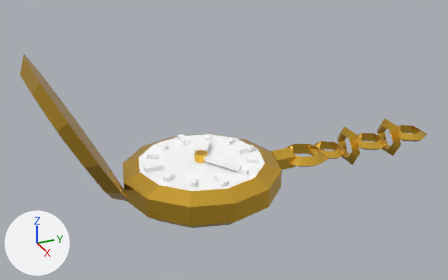
The glTF model public/models/pocket_watch.glb: old version first, new version second.
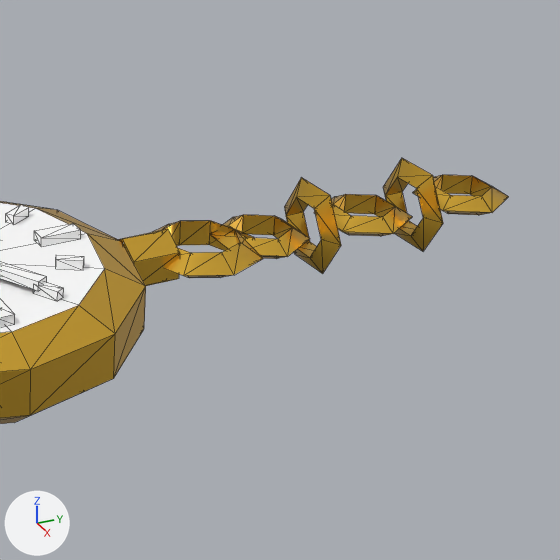
There are two pictures of each version: one whole from a camera (50 mm lens) standing at (0.373, -0.193, 0.167) and looking at (-0.001, -0.025, -0.02), one close up on the part from 50% to 100% of the width and 20% to 100% of the height. Arrows for +X, +Y and +Z are at lower left; the lights stay in place. The older version's two pictures come first. The close-ups show mesh edges as thin lines. Vertices at exactly the same position are counted once.

In view in the first close-up: 'PocketWatch'.
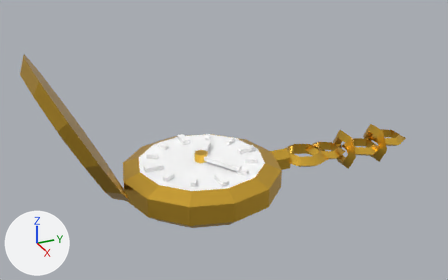
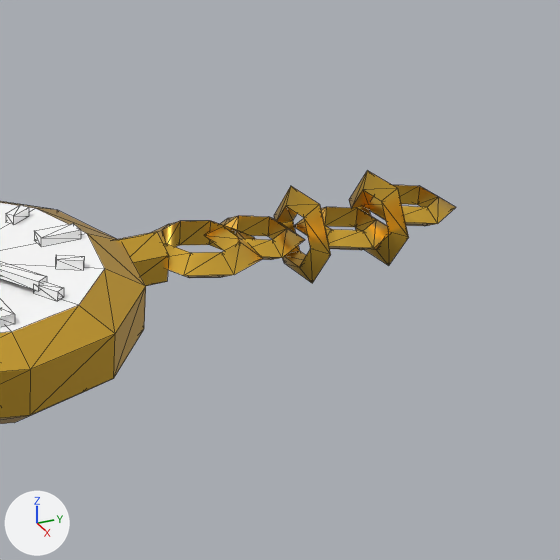
The newer file is also turned or shifted as a whole; pictures and numbers use the older file's frame.

Where the change shows, as pixel boxes (x1, y1, x2, y2) in the close-ups (560 x 560 px; the box of a moved part takes in the faces that stretch with it):
'PocketWatch', reshaped
    before: (0, 158, 509, 424)
    after: (0, 170, 456, 424)
part 1 of me_pocketwatch, moved or reshaped
    before: (119, 230, 180, 286)
    after: (116, 232, 169, 286)
part 2 of me_pocketwatch, moved or reshaped
    before: (209, 215, 310, 259)
    after: (204, 216, 305, 260)
part 3 of me_pocketwatch, moved or reshaped
    before: (284, 177, 341, 274)
    after: (274, 186, 331, 283)
part 4 of me_pocketwatch, moved or reshaped
    before: (413, 175, 509, 215)
    after: (294, 207, 391, 250)
part 5 of me_pocketwatch, moved or reshaped
    before: (383, 158, 443, 251)
    after: (349, 170, 409, 266)
part 6 of me_pocketwatch, moved or reshaped
    before: (314, 194, 412, 236)
    after: (363, 185, 456, 226)

The change, as a diff of the scene's bpy script:
```diff
--- a/public/models/pocket_watch.glb.py
+++ b/public/models/pocket_watch.glb.py
@@ me_pocketwatch @@
 # used by ob_pocketwatch; location = (0.0, 0.0, 0.0)
-me_pocketwatch.from_pydata(...)  # 325 vertices, 578 faces; spans x -0.058..0.058, y -0.159..0.159, z -0.059..0.059
+me_pocketwatch.from_pydata(...)  # 325 vertices, 578 faces; spans x -0.058..0.058, y -0.159..0.137, z -0.059..0.059
+# me_pocketwatch part 1: the loose piece of 12 vertices spanning x -0.008..0.008, y 0.015..0.031, z -0.054..-0.036 is moved by (0.0, -0.004, 0.0)
+# me_pocketwatch part 2: the loose piece of 18 vertices spanning x -0.016..0.016, y 0.051..0.079, z -0.049..-0.042 is moved by (0.0, -0.002, 0.0)
+# me_pocketwatch part 3: the loose piece of 18 vertices spanning x -0.016..0.016, y 0.081..0.088, z -0.059..-0.031 is moved by (0.004, -0.007, 0.0)
+# me_pocketwatch part 4: the loose piece of 18 vertices spanning x -0.016..0.016, y 0.131..0.159, z -0.049..-0.042 is moved by (0.006, -0.052, 0.0)
+# me_pocketwatch part 5: the loose piece of 18 vertices spanning x -0.016..0.016, y 0.121..0.128, z -0.059..-0.031 is moved by (0.004, -0.017, 0.0)
+# me_pocketwatch part 6
+# 2 vertices are removed from x -0.008..0.008, y 0.119, z -0.045
+# 36 faces are deleted
+# 16 vertices move from x -0.016..0.016, y 0.091..0.114, z -0.049..-0.042 to x -0.016..0.016, y 0.114..0.137, z -0.049..-0.042
+# 2 vertices are added at (-0.008, 0.109, -0.045), (0.008, 0.109, -0.045)
+# 36 new faces join them, mat_ftn_metal
 me_pocketwatch.materials.append(mat_ftn_metal)
```
